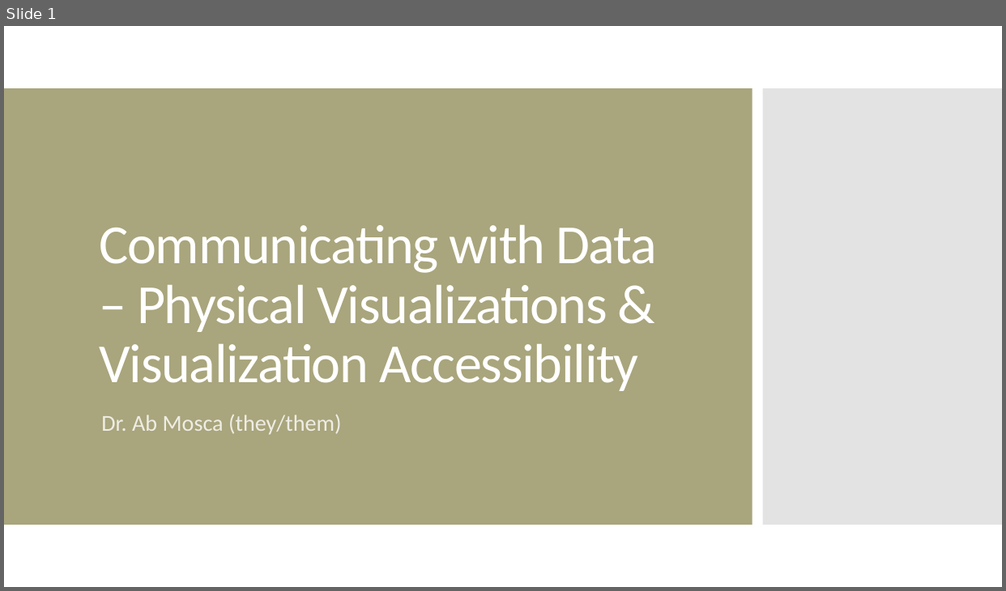
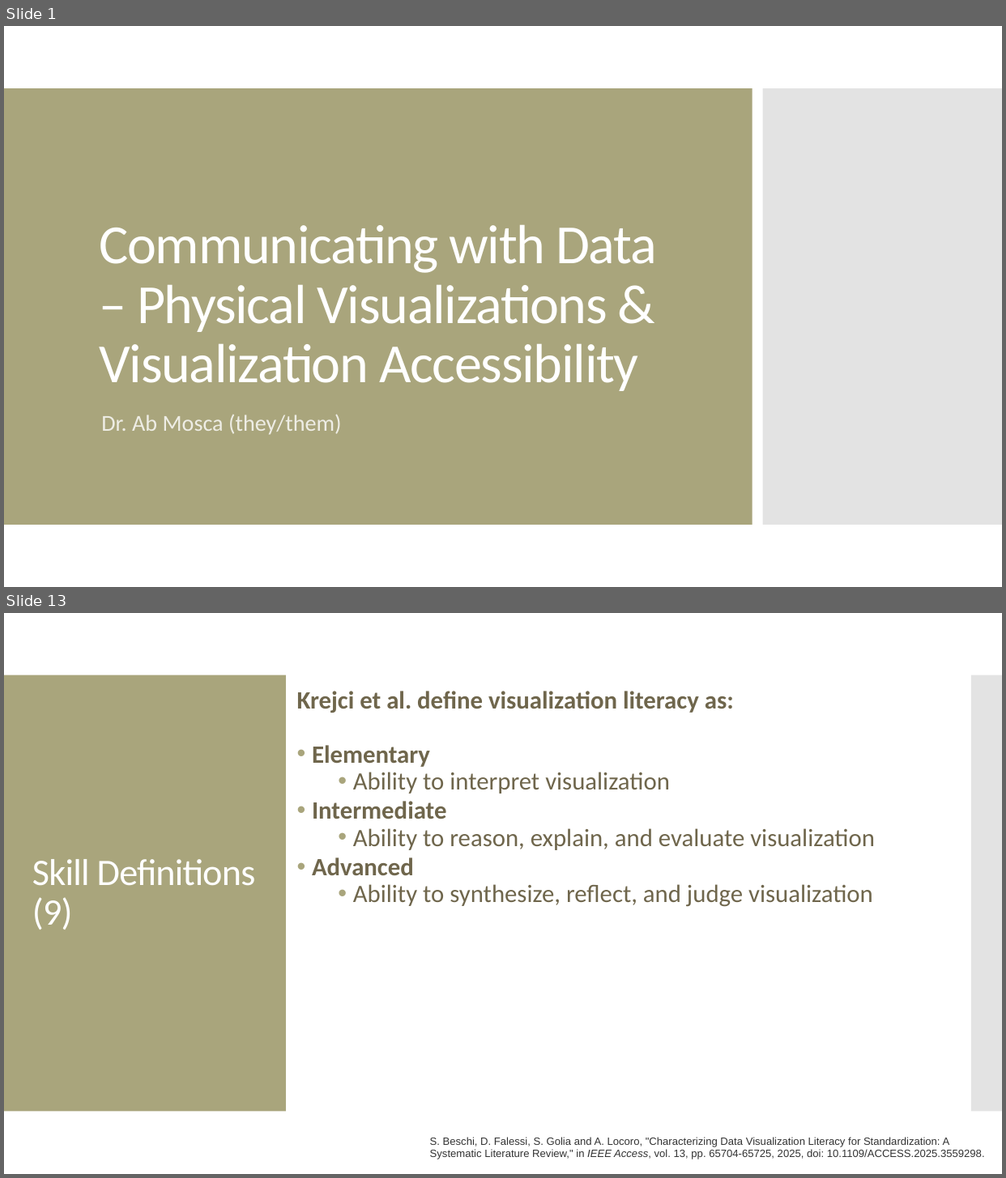
Before and after one commit to amosca01/SDS-CSC109, a slide deck: slides/13-visualization-literacy.pptx. Shown one above the other, each under a label of ours: slide 1 before the commit, slides 1 and 13 after it; the slides between them are not shown. The pictures are 1006x591 and 1006x1178 pixels, drawn with LibreOffice and Linux fonts; fonts in the diff are those of the drawing. Boxes give left, top, right and bottom in pixels: in the first picture for what was removed or moved away, otherwise in the second. Text is boxed around its words. In the diff, an @@ line names an element or a change of style, - is before the commit and + after.

```diff
--- a/slides/13-visualization-literacy.pptx
+++ b/slides/13-visualization-literacy.pptx
@@ slide 13 added at <box>4,613,1002,1174</box>, background #FFFFFF @@
@@ rectangle added at <box>4,675,286,1112</box>, fill #A9A57C @@
@@ rectangle added at <box>971,675,1002,1112</box>, fill #C8C8C8 at 50% opacity @@
@@ text added at <box>297,691,875,907</box>, 24 pt, text #6F664C @@
+Krejci et al. define visualization literacy as:
+• Elementary
+  • Ability to interpret visualization
+• Intermediate
+  • Ability to reason, explain, and evaluate visualization
+• Advanced
+  • Ability to synthesize, reflect, and judge visualization
@@ title added at <box>32,859,256,930</box>, 36 pt, text #FFFFFF @@
+Skill Definitions (9)
@@ text added at <box>430,1137,985,1160</box>, 10.2 pt, text #333333 @@
+S. Beschi, D. Falessi, S. Golia and A. Locoro, "Characterizing Data Visualization Literacy for Standardization: A Systematic Literature Review," in IEEE Access, vol. 13, pp. 65704-65725, 2025, doi: 10.1109/ACCESS.2025.3559298.
```
Also in this commit, not shown: 1 slide changed, 36 other slides added, 4 other files.
